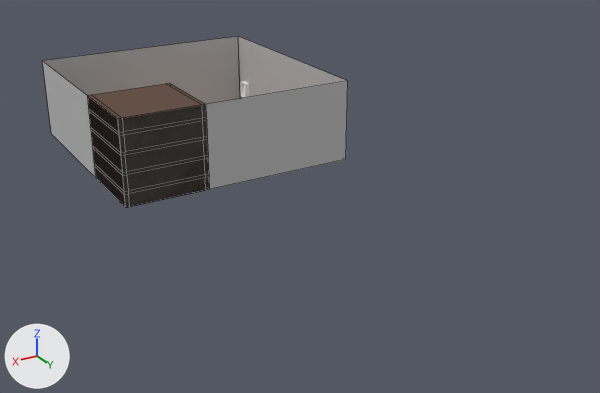
The Blender file Assets/Axtras/Models/Env/Level1.blend, before and after one commit.
One viewpoint serves both versions: a camera (50 mm lens) standing at (28.3, 66.1, 25.6) and looking at (-3.1, 13.8, -0.6). The axes (+X, +Y, +Z) are drawn at lower left. The lights are the same throughout. Mesh edges are drawn as thin lines on the coarser meshes.

The first picture shows 'Plane', 'Shelf'.
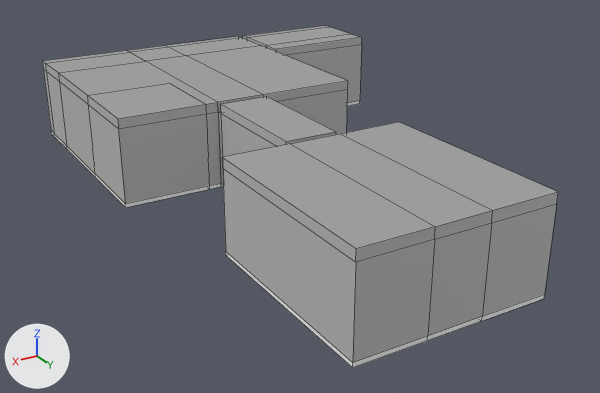
Edits to the scene script, one JSON object a line:
```json
{"op": "add", "block": "mat_skirting", "code": ["mat_skirting = principled_material('Skirting')", "mat_skirting.base_color = (1.0, 1.0, 1.0)  # white #ffffff"]}
{"op": "add", "block": "mat_roof", "code": ["mat_roof = principled_material('Roof')", "mat_roof.base_color = (0.353, 0.353, 0.353)  # grey #a0a0a0", "mat_roof.roughness = 1.0"]}
{"block": "me_plane", "where": "# used by ob_plane; location = (0.0, 0.0, 0.0)"}
{"op": "remove", "block": "me_plane", "code": "me_plane.from_pydata(...)  # 8 vertices, 5 faces; spans x -10.0..10.0, y -10.0..10.0, z 0.0..7.0"}
{"op": "add", "block": "me_plane", "code": "me_plane.from_pydata(...)  # 136 vertices, 134 faces; spans x -20.5..10.0, y -10.0..36.0, z 0.0..7.0"}
{"block": "me_plane", "change": "me_plane part 1: 128 vertices added at x -20.5..10.0, y -10.0..36.0, z 0.0..7.0"}
{"op": "add", "block": "me_plane", "code": "me_plane.materials.append(mat_skirting)  # white #ffffff"}
{"op": "add", "block": "me_plane", "code": "me_plane.materials.append(mat_roof)  # grey #a0a0a0"}
{"block": "me_cube_002", "where": "# used by ob_shelf; location = (9.0, 9.0, 1.0)"}
{"op": "remove", "block": "me_cube_002", "code": "me_cube_002.from_pydata(...)  # 92 vertices, 90 faces; spans x -6.0..1.0, y -6.0..1.0, z -1.0..6.0"}
{"op": "add", "block": "me_cube_002", "code": "me_cube_002.from_pydata(...)  # 62 vertices, 48 faces; spans x -6.0..1.0, y -6.0..1.0, z -1.0..6.0"}
{"block": "me_cube_002", "change": "me_cube_002 part 2"}
{"block": "me_cube_002", "change": "30 vertices are removed from x -5.65..1.0, y 1.0, z -1.0..6.0"}
{"block": "me_cube_002", "change": "42 faces are deleted"}
```

Boxes (x1, y1, x2, y2) around the edits, measured in the pictures (600 x 393 px):
```json
{"object": "Plane", "change": "reshaped", "before": [43, 36, 348, 208], "after": [43, 26, 558, 368], "on screen": "69% wider, 98% taller"}
{"object": "Shelf", "change": "reshaped", "before": [87, 83, 210, 207], "on screen": "not visible afterwards"}
{"part": 1, "of": "me_plane", "change": "added", "after": [43, 26, 558, 368]}
```
